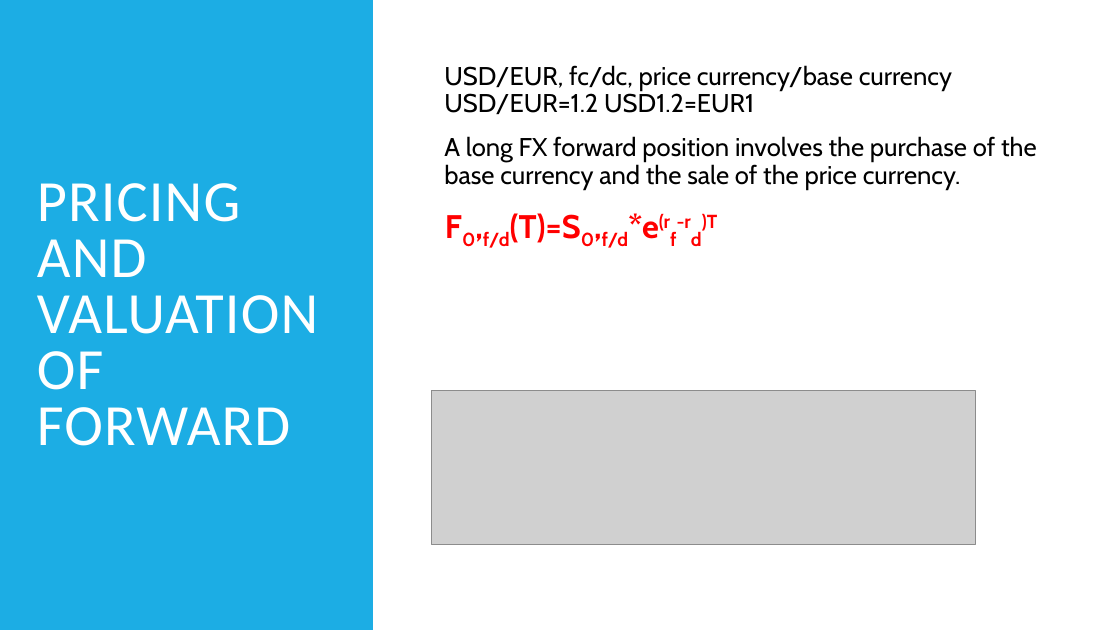
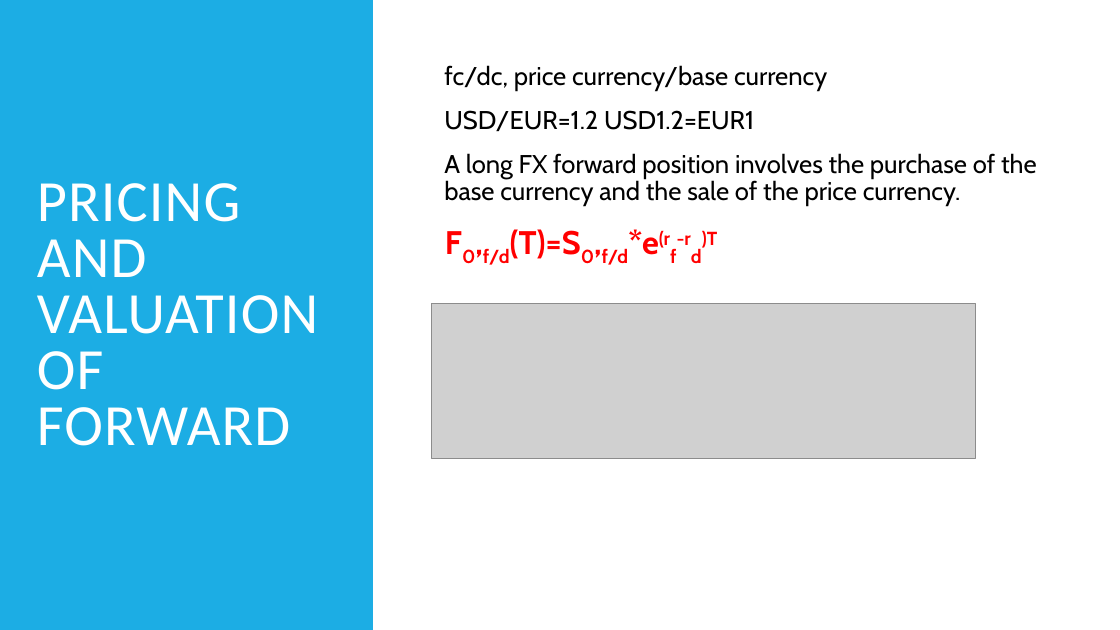
Before and after one commit to Isco0530/data, a slide deck: slide 53 of Derivatives.pptx. Drawn at 1120x630 pixels with LibreOffice and Linux fonts; fonts in the diff are those of the drawing; grey boxes stand for pictures. Boxes give left, top, right and bottom in pixels: in the first picture for what was removed or moved away, otherwise in the second. Text is boxed around its words. In the diff, an @@ line names an element or a change of style, - is before the commit and + after.

```diff
--- a/Derivatives.pptx
+++ b/Derivatives.pptx
@@ text at (x1=444, y1=65, x2=827, y2=132): text changed @@
-  USD/EUR, fc/dc, price currency/base currency USD/EUR=1.2 USD1.2=EUR1
+  fc/dc, price currency/base currency
+  USD/EUR=1.2 USD1.2=EUR1
@@ picture moved from (x1=432, y1=390, x2=975, y2=544) to (x1=432, y1=303, x2=975, y2=458) @@
```
Also in this commit, not shown: 5 other slides changed, 2 slides added.
